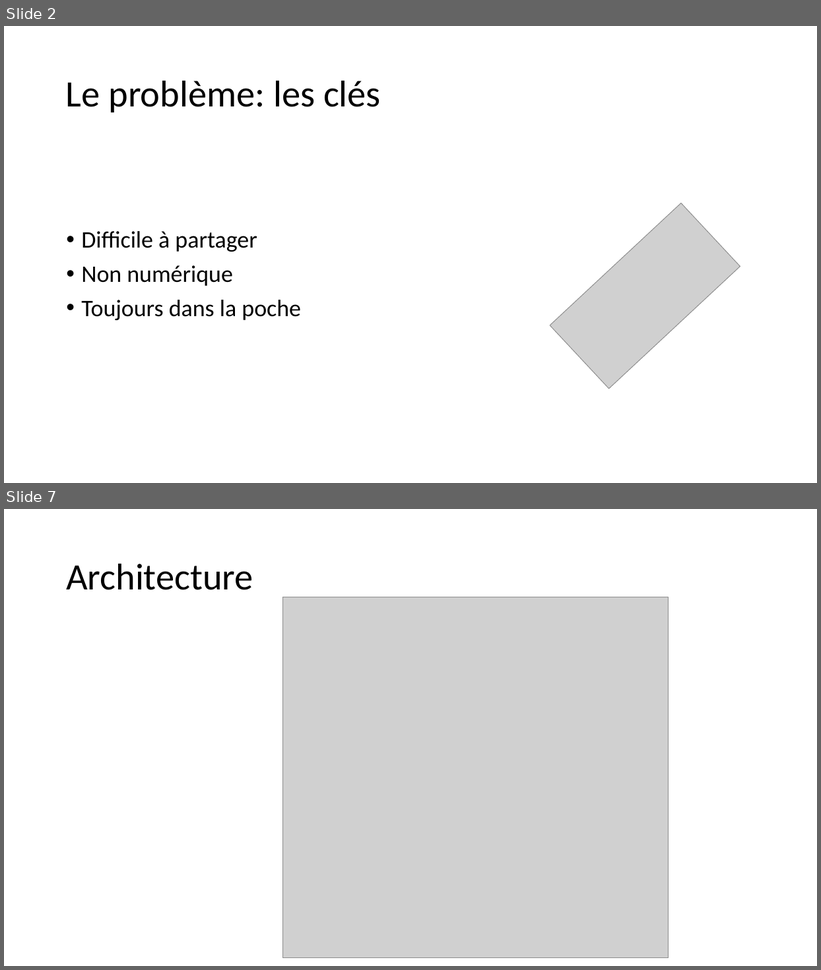
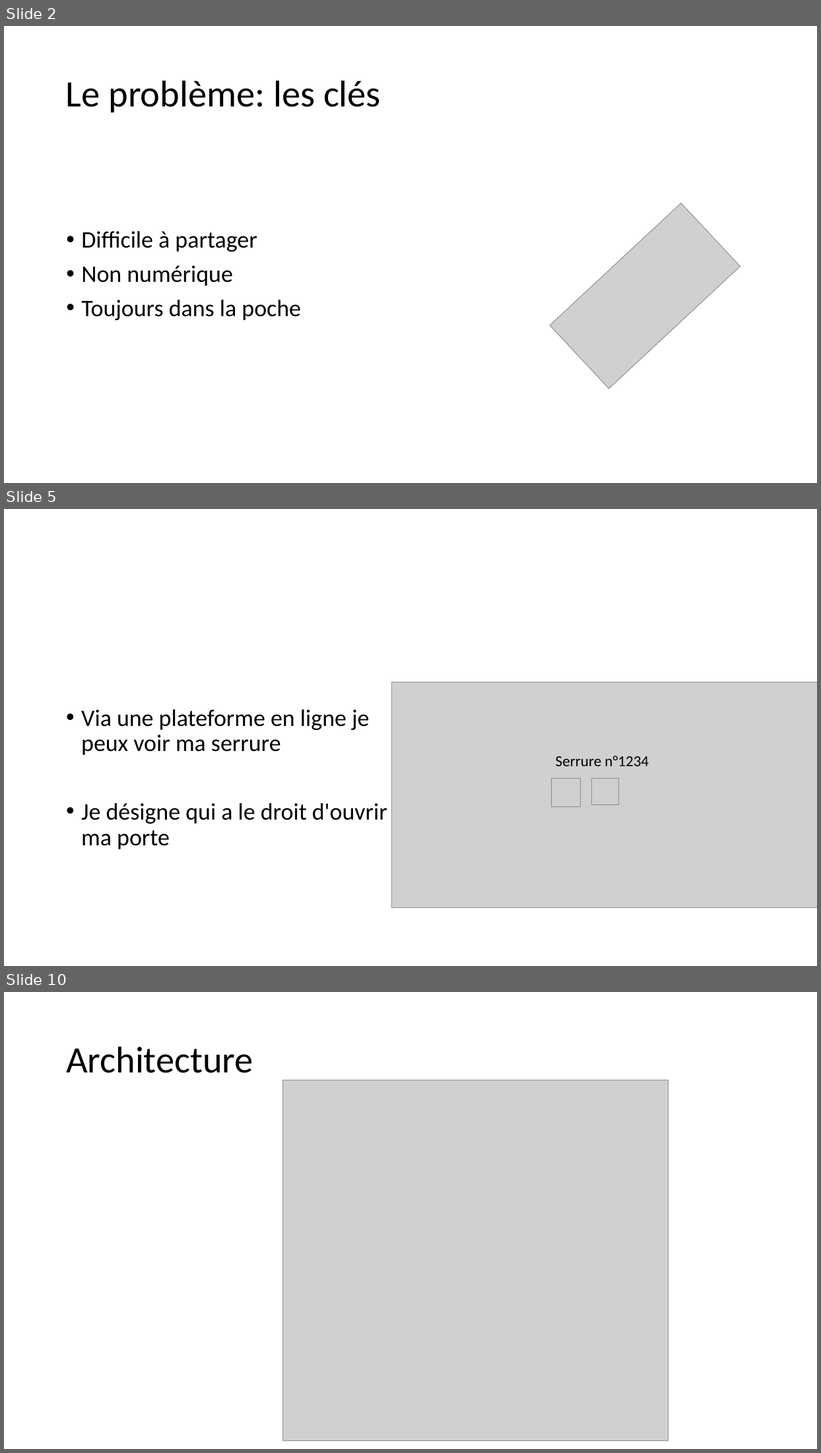
Before and after one commit to cazabec/EasyLock, a slide deck: doc/Présentation projet libre.pptx. Shown one above the other, each under a label of ours: slides 2 and 7 before the commit, slides 2, 5 and 10 after it; the slides between them are not shown. The pictures are 821x970 and 821x1453 pixels, drawn with LibreOffice and Linux fonts; fonts in the diff are those of the drawing; grey boxes stand for pictures. Boxes give left, top, right and bottom in pixels: in the first picture for what was removed or moved away, otherwise in the second. Text is boxed around its words. In the diff, an @@ line names an element or a change of style, - is before the commit and + after.

```diff
--- a/doc/Présentation projet libre.pptx
+++ b/doc/Présentation projet libre.pptx
@@ slide 5 added at (4,509,817,966), background #FFFFFF @@
@@ picture added at (392,682,817,908) @@
@@ text added at (81,710,387,850), 28 pt, text #000000 @@
+• Via une plateforme en ligne je peux voir ma serrure
+• Je désigne qui a le droit d'ouvrir ma porte
@@ text added at (556,756,649,766), 18 pt, text #000000 @@
+Serrure n°1234
@@ picture added at (552,779,580,807) @@
@@ picture added at (591,779,618,805) @@
@@ what was slide 7 is now slide 10 @@
```
Also in this commit, not shown: 4 slides changed, 3 other slides added, 1 slide removed.
